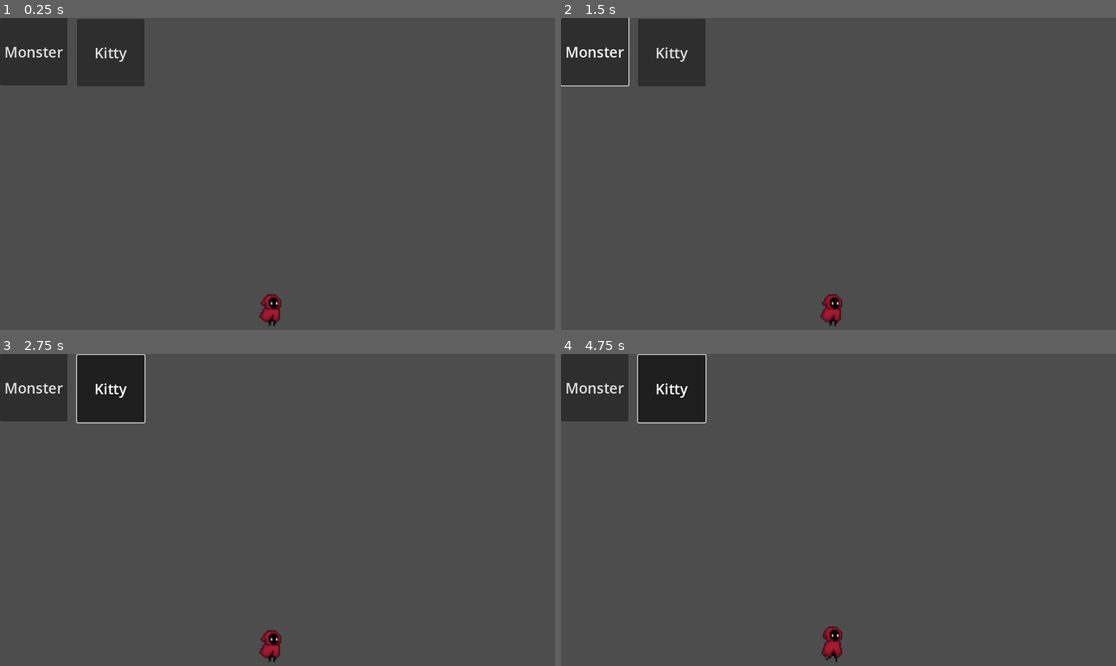
Above: before the commit, frames 1-4 (two rows, left to right).
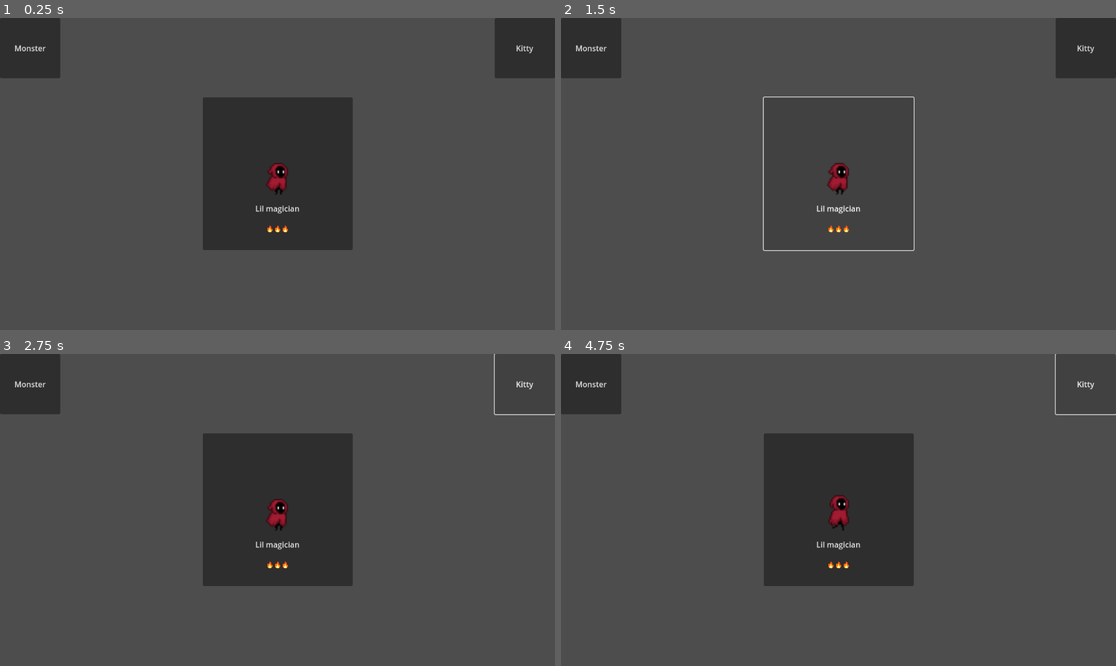
Above: after the commit, the same moments.

Repository: PerformX2/cruz_nicolas_tp1_582301MO
Game: Godot game, scene res://project.godot.tscn
Same seed, same stepped clock (60 frames per second), same inputs: the game is played once before the commit and once after it.
Inputs (mouse positions are in pixels of both pictures, inside the frame that each line leads up to):
- Up to frame 1 (0.25 s): no input
- Up to frame 2 (1.5 s): click "Monster" at 0.5 s; click (838, 174) at 1.25 s, where only the run after the commit has a clickable "Lil magician 🔥🔥🔥"
- Up to frame 3 (2.75 s): click "Kitty" at 2 s
- Up to frame 4 (4.75 s): tap Enter at 2.75 s; hold Right (ui_right) 2.78-3.53 s; tap Space at 4.25 s; hold Right (ui_right) from 4.28 s (still down)

The runs differ from the first frame. In frame 1, 19% of the frame differs, in the area x 0-100%, y 0-99%; in frame 2, 6.5%; in frame 3, 17%; in frame 4, 17%.
Error after the commit: Invalid assignment of property or key 'loop' with value of type 'bool' on a base object of type 'AudioStreamPlayer'. (res://project.godot.gd:17)

Commit message:
Arranging stuff

Diff:
--- a/projet_jeu_nico/project.godot.gd
+++ b/projet_jeu_nico/project.godot.gd
@@ -1,7 +1,26 @@
-extends Button
+extends Control
 
-func _on_button_déclenchement_trigger_pressed() -> void:
-	$AudioStreamPlayer_1.play()
+# Raccourcis vers les nœuds enfants (audio)
+@onready var monster_audio: AudioStreamPlayer = $monster/AudioStreamPlayer1
+@onready var kitty_audio: AudioStreamPlayer = $kitty/AudioStreamPlayer2
 
-func _on_button_interrupteur_toggle_pressed() -> void:
-	$AudioStreamPlayer_2.play()
+func _ready() -> void:
+	# Connecte les boutons à leurs fonctions
+	$monster.pressed.connect(_on_monster_pressed)
+	$kitty.pressed.connect(_on_kitty_pressed)
+
+# Quand on clique sur le bouton "Monster"
+func _on_monster_pressed() -> void:
+	if monster_audio.playing:
+		monster_audio.stop()
+	else:
+		monster_audio.loop = true
+		monster_audio.play()
+
+# Quand on clique sur le bouton "Kitty"
+func _on_kitty_pressed() -> void:
+	if kitty_audio.playing:
+		kitty_audio.stop()
+	else:
+		kitty_audio.loop = true
+		kitty_audio.play()
--- a/projet_jeu_nico/project.godot.tscn
+++ b/projet_jeu_nico/project.godot.tscn
@@ -261,37 +261,63 @@
 grow_vertical = 2
 script = ExtResource("1_8vigj")
 
-[node name="Button_déclenchement_trigger" type="Button" parent="."]
-layout_mode = 0
-offset_right = 140.0
-offset_bottom = 140.0
-theme_override_font_sizes/font_size = 30
-text = "Monster"
-
-[node name="AudioStreamPlayer_1" type="AudioStreamPlayer" parent="Button_déclenchement_trigger"]
-stream = ExtResource("2_yi46y")
-volume_db = -8.851
-
-[node name="Button_interrupteur_toggle" type="Button" parent="."]
-layout_mode = 0
-offset_left = 160.0
-offset_top = 2.0
-offset_right = 300.0
-offset_bottom = 142.0
-theme_override_font_sizes/font_size = 30
-toggle_mode = true
-text = "Kitty"
-
-[node name="AudioStreamPlayer_2" type="AudioStreamPlayer" parent="Button_interrupteur_toggle"]
-stream = ExtResource("4_hreph")
-
-[node name="AnimatedSprite2D" type="AnimatedSprite2D" parent="."]
-position = Vector2(565, 598)
+[node name="character" type="Button" parent="."]
+layout_mode = 1
+anchors_preset = -1
+anchor_left = 0.365
+anchor_top = 0.255
+anchor_right = 0.635
+anchor_bottom = 0.745
+offset_left = 0.019989
+offset_top = 0.259979
+offset_right = -0.0200806
+offset_bottom = -0.26004
+grow_horizontal = 2
+grow_vertical = 2
+text = "
+
+
+
+
+
+
+
+Lil magician
+
+🔥🔥🔥"
+
+[node name="AnimatedSprite2D" type="AnimatedSprite2D" parent="character"]
+position = Vector2(158, 160)
 scale = Vector2(2.64063, 2.64063)
-sprite_frames = SubResource("SpriteFrames_ry48v")
+sprite_frames = SubResource("SpriteFrames_loi34")
 animation = &"running"
 speed_scale = 1.1
 script = ExtResource("52_p34t8")
 
-[connection signal="pressed" from="Button_déclenchement_trigger" to="Button_déclenchement_trigger" method="_on_pressed"]
-[connection signal="pressed" from="Button_interrupteur_toggle" to="Button_déclenchement_trigger" method="_on_button_interrupteur_toggle_pressed"]
+[node name="monster" type="Button" parent="."]
+layout_mode = 1
+anchors_preset = -1
+anchor_right = 0.109
+anchor_bottom = 0.193
+offset_right = -0.568008
+offset_bottom = -0.064003
+text = "Monster"
+
+[node name="AudioStreamPlayer1" type="AudioStreamPlayer" parent="monster"]
+stream = ExtResource("2_yi46y")
+volume_db = -9.905
+
+[node name="kitty" type="Button" parent="."]
+layout_mode = 1
+anchors_preset = -1
+anchor_left = 0.891
+anchor_right = 1.0
+anchor_bottom = 0.193
+offset_left = 0.567993
+offset_bottom = -0.064003
+grow_horizontal = 0
+text = "Kitty"
+
+[node name="AudioStreamPlayer2" type="AudioStreamPlayer" parent="kitty"]
+stream = ExtResource("4_hreph")
+volume_db = -9.334
--- a/projet_jeu_nico/project.godot_backup1.tscn
+++ b/projet_jeu_nico/project.godot_backup1.tscn
@@ -1,4 +1,256 @@
-[gd_scene load_steps=0 format=3 uid="uid://cq1to4np2yc2e"]
+[gd_scene load_steps=57 format=3 uid="uid://cq1to4np2yc2e"]
+
+[ext_resource type="Texture2D" uid="uid://thnexdvje80g" path="res://assets/images/AnimationSheet_Character_split/tile064.png" id="1_pbhk0"]
+[ext_resource type="Script" uid="uid://b8vjsst2ck5tj" path="res://project.godot_backup_1.gd" id="1_tqbm8"]
+[ext_resource type="Texture2D" uid="uid://c24v2jwabhg2o" path="res://assets/images/AnimationSheet_Character_split/tile065.png" id="2_xcu3u"]
+[ext_resource type="Texture2D" uid="uid://cws5xcy5g8byo" path="res://assets/images/AnimationSheet_Character_split/tile066.png" id="3_sp0n5"]
+[ext_resource type="Texture2D" uid="uid://bxp45p184r8hb" path="res://assets/images/AnimationSheet_Character_split/tile067.png" id="4_tqbm8"]
+[ext_resource type="Texture2D" uid="uid://yq46et2tc53l" path="res://assets/images/AnimationSheet_Character_split/tile068.png" id="5_pq3o0"]
+[ext_resource type="Texture2D" uid="uid://qfk6lb57tjb2" path="res://assets/images/AnimationSheet_Character_split/tile069.png" id="6_oqvcd"]
+[ext_resource type="Texture2D" uid="uid://bdtrphasf4ofk" path="res://assets/images/AnimationSheet_Character_split/tile070.png" id="7_8b0to"]
+[ext_resource type="Texture2D" uid="uid://h2sgg0odx520" path="res://assets/images/AnimationSheet_Character_split/tile071.png" id="8_x105l"]
+[ext_resource type="Texture2D" uid="uid://b6bag3xikf0jd" path="res://assets/images/AnimationSheet_Character_split/tile032.png" id="9_7ehyi"]
+[ext_resource type="Texture2D" uid="uid://d07fwa67qfs8a" path="res://assets/images/AnimationSheet_Character_split/tile033.png" id="10_530dr"]
+[ext_resource type="Texture2D" uid="uid://chwaaog4ynmnh" path="res://assets/images/AnimationSheet_Character_split/tile034.png" id="11_bnuvt"]
+[ext_resource type="Texture2D" uid="uid://cfoauuqsea8my" path="res://assets/images/AnimationSheet_Character_split/tile035.png" id="12_7ow3c"]
+[ext_resource type="Texture2D" uid="uid://c1yqdc746lwlm" path="res://assets/images/AnimationSheet_Character_split/tile036.png" id="13_yx4up"]
+[ext_resource type="Texture2D" uid="uid://bmljxb8gm7n7k" path="res://assets/images/AnimationSheet_Character_split/tile037.png" id="14_mto67"]
+[ext_resource type="Texture2D" uid="uid://v371dq7kso4p" path="res://assets/images/AnimationSheet_Character_split/tile040.png" id="15_ty1fp"]
+[ext_resource type="Texture2D" uid="uid://crx1dhrtxy1rh" path="res://assets/images/AnimationSheet_Character_split/tile041.png" id="16_m1p34"]
+[ext_resource type="Texture2D" uid="uid://cc700hlcp260b" path="res://assets/images/AnimationSheet_Character_split/tile042.png" id="17_maheo"]
+[ext_resource type="Texture2D" uid="uid://bo7k30snb2vvu" path="res://assets/images/AnimationSheet_Character_split/tile043.png" id="18_iy7p4"]
+[ext_resource type="Texture2D" uid="uid://m8b56e1jwwpn" path="res://assets/images/AnimationSheet_Character_split/tile044.png" id="19_yjggn"]
+[ext_resource type="Texture2D" uid="uid://csrwwcnp57obm" path="res://assets/images/AnimationSheet_Character_split/tile045.png" id="20_cv4py"]
+[ext_resource type="Texture2D" uid="uid://b2fy8n6jypm0t" path="res://assets/images/AnimationSheet_Character_split/tile046.png" id="21_jgsx0"]
+[ext_resource type="Texture2D" uid="uid://bg3n0a2lvcova" path="res://assets/images/AnimationSheet_Character_split/tile047.png" id="22_67er0"]
+[ext_resource type="Texture2D" uid="uid://v3k4t2mhidcl" path="res://assets/images/AnimationSheet_Character_split/tile056.png" id="23_8y1se"]
+[ext_resource type="Texture2D" uid="uid://b8qmp1nsyalta" path="res://assets/images/AnimationSheet_Character_split/tile057.png" id="24_5nad5"]
+[ext_resource type="Texture2D" uid="uid://dytiqdy3bhad" path="res://assets/images/AnimationSheet_Character_split/tile058.png" id="25_yu6u4"]
+[ext_resource type="Texture2D" uid="uid://d13ywskia6pff" path="res://assets/images/AnimationSheet_Character_split/tile059.png" id="26_3xshq"]
+[ext_resource type="Texture2D" uid="uid://d0pirgtbtfya6" path="res://assets/images/AnimationSheet_Character_split/tile060.png" id="27_037f6"]
+[ext_resource type="Texture2D" uid="uid://cp35oalerhkwr" path="res://assets/images/AnimationSheet_Character_split/tile061.png" id="28_xlahw"]
+[ext_resource type="Texture2D" uid="uid://w4kdq5nf18pj" path="res://assets/images/AnimationSheet_Character_split/tile062.png" id="29_40h8c"]
+[ext_resource type="Texture2D" uid="uid://caih01vp5kttp" path="res://assets/images/AnimationSheet_Character_split/tile063.png" id="30_fwrto"]
+[ext_resource type="Texture2D" uid="uid://ddlhf62eyg1pq" path="res://assets/images/AnimationSheet_Character_split/tile024.png" id="31_34lmw"]
+[ext_resource type="Texture2D" uid="uid://dugexoxea6i65" path="res://assets/images/AnimationSheet_Character_split/tile025.png" id="32_sxmpa"]
+[ext_resource type="Texture2D" uid="uid://bde53s4n6v62i" path="res://assets/images/AnimationSheet_Character_split/tile026.png" id="33_wt3p2"]
+[ext_resource type="Texture2D" uid="uid://dwxn0xwx647cj" path="res://assets/images/AnimationSheet_Character_split/tile027.png" id="34_m5miv"]
+[ext_resource type="Texture2D" uid="uid://3jxwvqc1gl45" path="res://assets/images/AnimationSheet_Character_split/tile028.png" id="35_dcodk"]
+[ext_resource type="Texture2D" uid="uid://ce3ssarrlhwbv" path="res://assets/images/AnimationSheet_Character_split/tile029.png" id="36_lkyjd"]
+[ext_resource type="Texture2D" uid="uid://bcny4cia0cg7" path="res://assets/images/AnimationSheet_Character_split/tile030.png" id="37_shwai"]
+[ext_resource type="Texture2D" uid="uid://bli0b6xlrub81" path="res://assets/images/AnimationSheet_Character_split/tile031.png" id="38_f7t6k"]
+[ext_resource type="Texture2D" uid="uid://b2oyiihqyahkp" path="res://assets/images/AnimationSheet_Character_split/tile000.png" id="39_1b1k6"]
+[ext_resource type="Texture2D" uid="uid://bknapo5jvrqnv" path="res://assets/images/AnimationSheet_Character_split/tile001.png" id="40_ebyt7"]
+[ext_resource type="Texture2D" uid="uid://n10fydo0ext7" path="res://assets/images/AnimationSheet_Character_split/tile008.png" id="41_vra8u"]
+[ext_resource type="Texture2D" uid="uid://c210vvhbxernr" path="res://assets/images/AnimationSheet_Character_split/tile009.png" id="42_7d58p"]
+[ext_resource type="Texture2D" uid="uid://go0i2wiprmgn" path="res://assets/images/AnimationSheet_Character_split/tile048.png" id="43_gfx1t"]
+[ext_resource type="Texture2D" uid="uid://cjox64apmrrk1" path="res://assets/images/AnimationSheet_Character_split/tile049.png" id="44_p42se"]
+[ext_resource type="Texture2D" uid="uid://bc5pn63v4kltk" path="res://assets/images/AnimationSheet_Character_split/tile050.png" id="45_xubpw"]
+[ext_resource type="Texture2D" uid="uid://djf2sgmfoui08" path="res://assets/images/AnimationSheet_Character_split/tile051.png" id="46_8lcbw"]
+[ext_resource type="Texture2D" uid="uid://cml3mxiht8h0s" path="res://assets/images/AnimationSheet_Character_split/tile053.png" id="47_el4cj"]
+[ext_resource type="Texture2D" uid="uid://ma68i4mvwe4x" path="res://assets/images/AnimationSheet_Character_split/tile016.png" id="48_m2om1"]
+[ext_resource type="Texture2D" uid="uid://bds5udcysb6qj" path="res://assets/images/AnimationSheet_Character_split/tile017.png" id="49_p0q5n"]
+[ext_resource type="Texture2D" uid="uid://drv55bpe4puuq" path="res://assets/images/AnimationSheet_Character_split/tile018.png" id="50_8ic14"]
+[ext_resource type="Texture2D" uid="uid://w43q00cpjbgc" path="res://assets/images/AnimationSheet_Character_split/tile019.png" id="51_uiagu"]
+[ext_resource type="Script" uid="uid://bx4pg6r8uo7ro" path="res://animated_sprite_2d.gd" id="52_j81h6"]
+[ext_resource type="AudioStream" uid="uid://baradexnunv0h" path="res://assets/audio/baligator3.wav" id="53_sp0n5"]
+[ext_resource type="AudioStream" uid="uid://b5urlirt705t0" path="res://assets/audio/Kittendistress.wav" id="54_tqbm8"]
+
+[sub_resource type="SpriteFrames" id="SpriteFrames_loi34"]
+animations = [{
+"frames": [{
+"duration": 1.0,
+"texture": ExtResource("1_pbhk0")
+}, {
+"duration": 1.0,
+"texture": ExtResource("2_xcu3u")
+}, {
+"duration": 1.0,
+"texture": ExtResource("3_sp0n5")
+}, {
+"duration": 1.0,
+"texture": ExtResource("4_tqbm8")
+}, {
+"duration": 1.0,
+"texture": ExtResource("5_pq3o0")
+}, {
+"duration": 1.0,
+"texture": ExtResource("6_oqvcd")
+}, {
+"duration": 1.0,
+"texture": ExtResource("7_8b0to")
+}, {
+"duration": 1.0,
+"texture": ExtResource("8_x105l")
+}],
+"loop": true,
+"name": &"attack",
+"speed": 5.0
+}, {
+"frames": [{
+"duration": 1.0,
+"texture": ExtResource("9_7ehyi")
+}, {
+"duration": 1.0,
+"texture": ExtResource("10_530dr")
+}, {
+"duration": 1.0,
+"texture": ExtResource("11_bnuvt")
+}, {
+"duration": 1.0,
+"texture": ExtResource("12_7ow3c")
+}, {
+"duration": 1.0,
+"texture": ExtResource("13_yx4up")
+}, {
+"duration": 1.0,
+"texture": ExtResource("14_mto67")
+}],
+"loop": true,
+"name": &"crouching",
+"speed": 5.0
+}, {
+"frames": [{
+"duration": 1.0,
+"texture": ExtResource("15_ty1fp")
+}, {
+"duration": 1.0,
+"texture": ExtResource("16_m1p34")
+}, {
+"duration": 1.0,
+"texture": ExtResource("17_maheo")
+}, {
+"duration": 1.0,
+"texture": ExtResource("18_iy7p4")
+}, {
+"duration": 1.0,
+"texture": ExtResource("19_yjggn")
+}, {
+"duration": 1.0,
+"texture": ExtResource("20_cv4py")
+}, {
+"duration": 1.0,
+"texture": ExtResource("21_jgsx0")
+}, {
+"duration": 1.0,
+"texture": ExtResource("22_67er0")
+}],
+"loop": true,
+"name": &"jumping",
+"speed": 5.0
+}, {
+"frames": [{
+"duration": 1.0,
+"texture": ExtResource("23_8y1se")
+}, {
+"duration": 1.0,
+"texture": ExtResource("24_5nad5")
+}, {
+"duration": 1.0,
+"texture": ExtResource("25_yu6u4")
+}, {
+"duration": 1.0,
+"texture": ExtResource("26_3xshq")
+}, {
+"duration": 1.0,
+"texture": ExtResource("27_037f6")
+}, {
+"duration": 1.0,
+"texture": ExtResource("28_xlahw")
+}, {
+"duration": 1.0,
+"texture": ExtResource("29_40h8c")
+}, {
+"duration": 1.0,
+"texture": ExtResource("30_fwrto")
+}],
+"loop": true,
+"name": &"lying on the floor",
+"speed": 5.0
+}, {
+"frames": [{
+"duration": 1.0,
+"texture": ExtResource("31_34lmw")
+}, {
+"duration": 1.0,
+"texture": ExtResource("32_sxmpa")
+}, {
+"duration": 1.0,
+"texture": ExtResource("33_wt3p2")
+}, {
+"duration": 1.0,
+"texture": ExtResource("34_m5miv")
+}, {
+"duration": 1.0,
+"texture": ExtResource("35_dcodk")
+}, {
+"duration": 1.0,
+"texture": ExtResource("36_lkyjd")
+}, {
+"duration": 1.0,
+"texture": ExtResource("37_shwai")
+}, {
+"duration": 1.0,
+"texture": ExtResource("38_f7t6k")
+}],
+"loop": true,
+"name": &"running",
+"speed": 5.0
+}, {
+"frames": [{
+"duration": 1.0,
+"texture": ExtResource("39_1b1k6")
+}, {
+"duration": 1.0,
+"texture": ExtResource("40_ebyt7")
+}, {
+"duration": 1.0,
+"texture": ExtResource("41_vra8u")
+}, {
+"duration": 1.0,
+"texture": ExtResource("42_7d58p")
+}],
+"loop": true,
+"name": &"standing",
+"speed": 5.0
+}, {
+"frames": [{
+"duration": 1.0,
+"texture": ExtResource("43_gfx1t")
+}, {
+"duration": 1.0,
+"texture": ExtResource("44_p42se")
+}, {
+"duration": 1.0,
+"texture": ExtResource("45_xubpw")
+}, {
+"duration": 1.0,
+"texture": ExtResource("46_8lcbw")
+}, {
+"duration": 1.0,
+"texture": ExtResource("47_el4cj")
+}],
+"loop": true,
+"name": &"vanishing",
+"speed": 5.0
+}, {
+"frames": [{
+"duration": 1.0,
+"texture": ExtResource("48_m2om1")
+}, {
+"duration": 1.0,
+"texture": ExtResource("49_p0q5n")
+}, {
+"duration": 1.0,
+"texture": ExtResource("50_8ic14")
+}, {
+"duration": 1.0,
+"texture": ExtResource("51_uiagu")
+}],
+"loop": true,
+"name": &"walking",
+"speed": 5.0
+}]
 
 [node name="Control" type="Control"]
 layout_mode = 3
@@ -7,6 +259,7 @@
 anchor_bottom = 1.0
 grow_horizontal = 2
 grow_vertical = 2
+script = ExtResource("1_tqbm8")
 
 [node name="Button" type="Button" parent="."]
 layout_mode = 0
@@ -14,3 +267,28 @@
 offset_top = 12.0
 offset_right = 67.0
 offset_bottom = 69.0
+
+[node name="AnimatedSprite2D" type="AnimatedSprite2D" parent="Button"]
+position = Vector2(564, 593)
+scale = Vector2(2.64063, 2.64063)
+sprite_frames = SubResource("SpriteFrames_loi34")
+animation = &"running"
+speed_scale = 1.1
+script = ExtResource("52_j81h6")
+
+[node name="Button2" type="Button" parent="."]
+layout_mode = 0
+offset_left = 91.0
+offset_right = 216.0
+offset_bottom = 125.0
+
+[node name="AudioStreamPlayer" type="AudioStreamPlayer" parent="Button2"]
+stream = ExtResource("53_sp0n5")
+
+[node name="Button3" type="Button" parent="."]
+offset_left = 248.0
+offset_right = 373.0
+offset_bottom = 125.0
+
+[node name="AudioStreamPlayer" type="AudioStreamPlayer" parent="Button3"]
+stream = ExtResource("54_tqbm8")
--- /dev/null
+++ b/projet_jeu_nico/project.godot_backup_1.gd
@@ -0,0 +1 @@
+extends Control
Not shown: 1 places in projet_jeu_nico/project.godot.tscn that only renumber resources
Not shown, added: projet_jeu_nico/project.godot_backup_1.gd.uid
